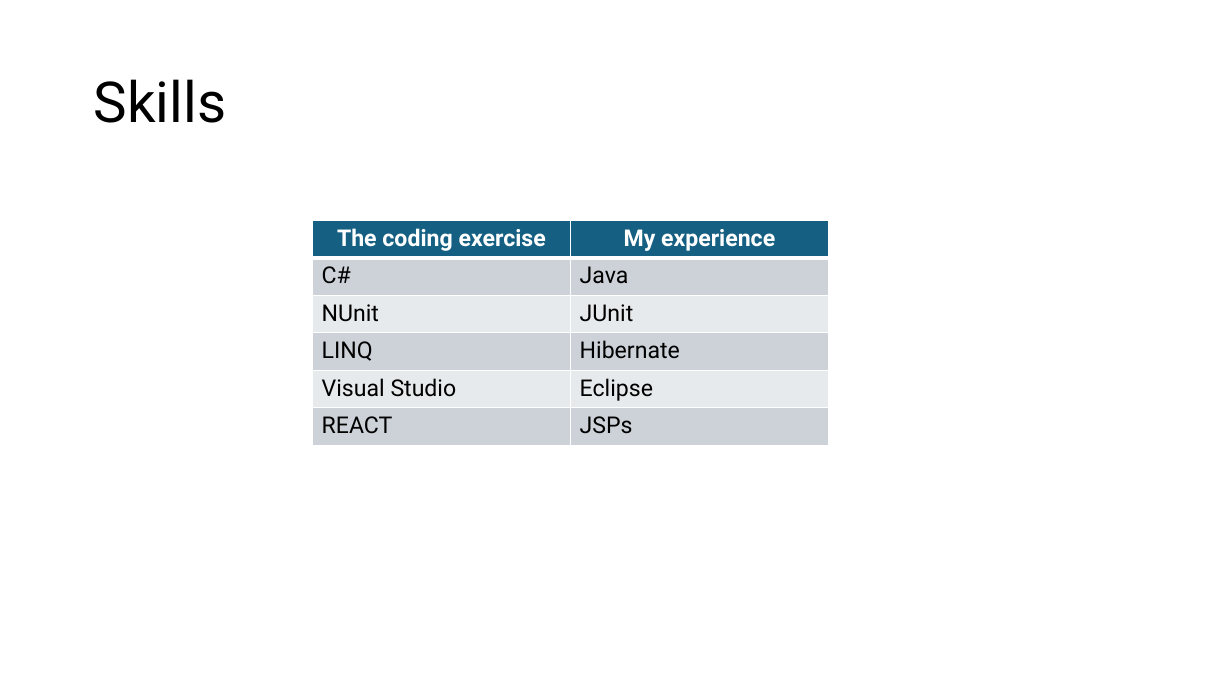
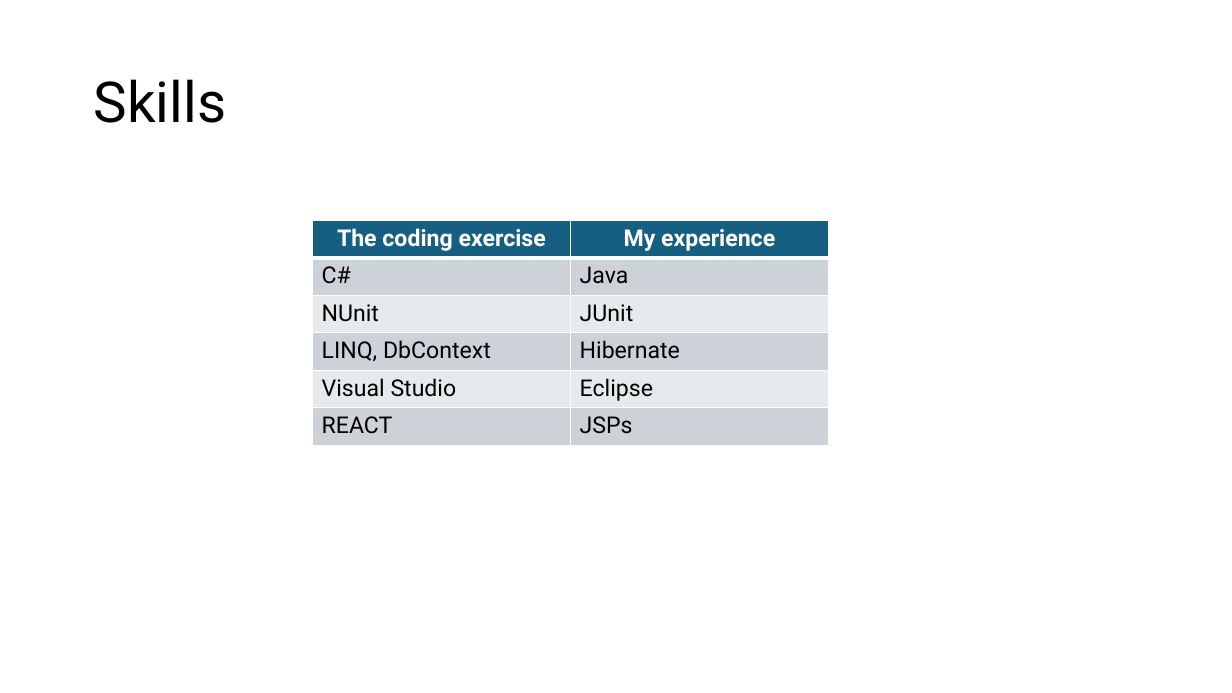
Before and after one commit to rennyeb/hci-take-home-interview-v3-main, a slide deck: slide 6 of Coding Exercise.pptx. Drawn at 1232x693 pixels with LibreOffice and Linux fonts; fonts in the diff are those of the drawing. Boxes give left, top, right and bottom in pixels: in the first picture for what was removed or moved away, otherwise in the second. Text is boxed around its words. In the diff, an @@ line names an element or a change of style, - is before the commit and + after.

```diff
--- a/Coding Exercise.pptx
+++ b/Coding Exercise.pptx
@@ table at <box>312,221,828,445</box> @@
-row 4, column 1: LINQ
+row 4, column 1: LINQ, DbContext
```
Also in this commit, not shown: 4 other files.
